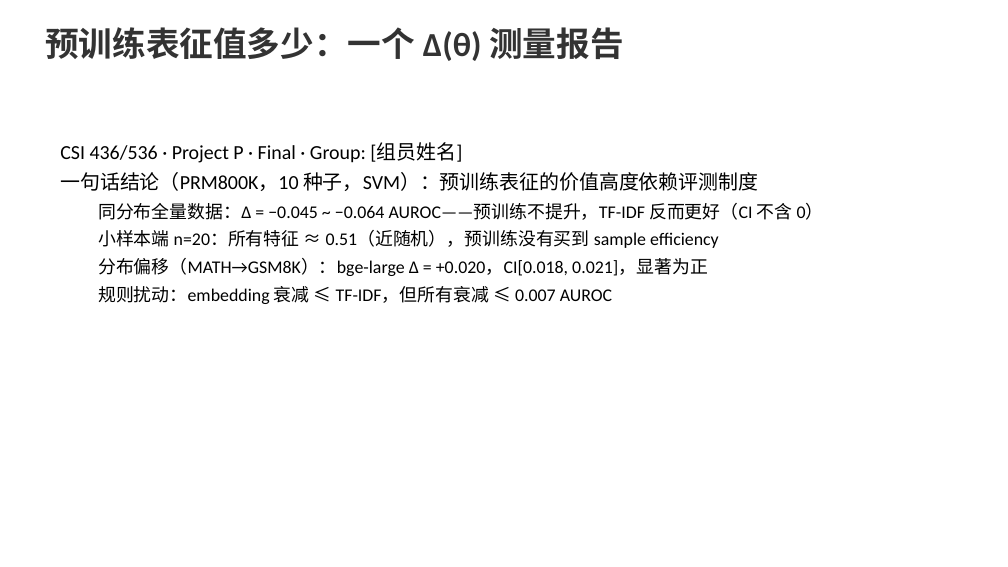
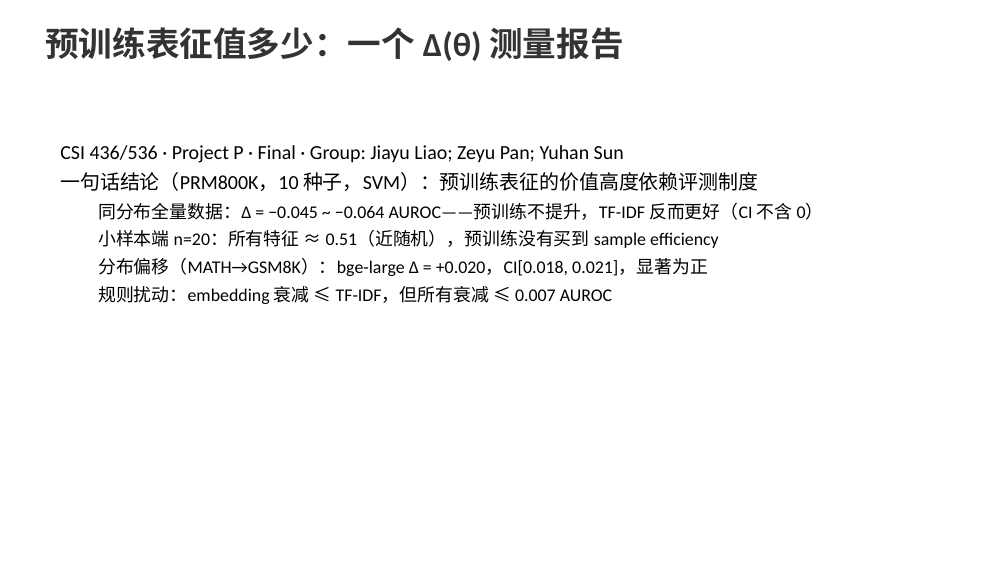
Before and after one commit to FauReam/text-monitor-436, a slide deck: slide 1 of slides/final.pptx. Drawn at 1008x567 pixels with LibreOffice and Linux fonts; fonts in the diff are those of the drawing. Boxes give left, top, right and bottom in pixels: in the first picture for what was removed or moved away, otherwise in the second. Text is boxed around its words. In the diff, an @@ line names an element or a change of style, - is before the commit and + after.

Commit message:
填入组员姓名：Jiayu Liao; Zeyu Pan; Yuhan Sun（one-pager + 两个 deck）

```diff
--- a/slides/final.pptx
+++ b/slides/final.pptx
@@ text at box(60, 145, 624, 163): text changed @@
-CSI 436/536 · Project P · Final · Group: [组员姓名]
+CSI 436/536 · Project P · Final · Group: Jiayu Liao; Zeyu Pan; Yuhan Sun
```
Also in this commit, not shown: 4 other files.
